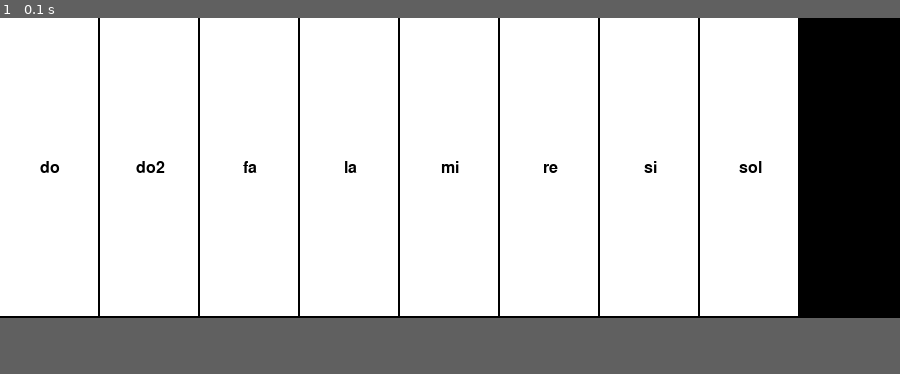
Above: before the commit, frame 1.
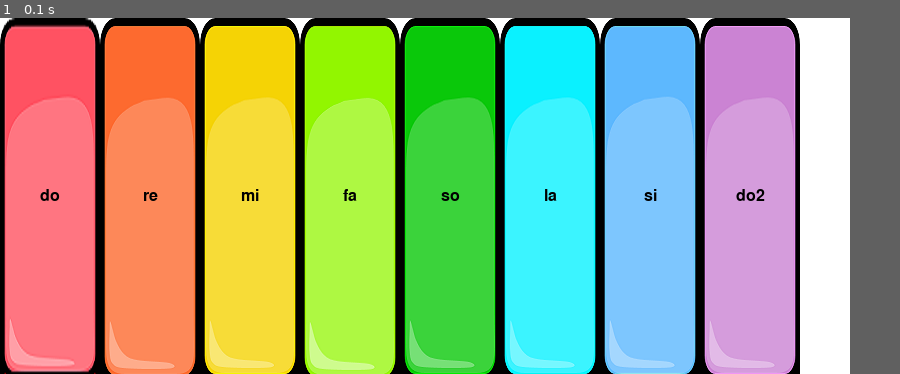
Above: after the commit, the same moment.

Repository: SMEbrahimi2001/lttle_piano
Game: pygame game, started from piano.py
Same seed, same stepped clock (60 frames per second), same inputs: the game is played once before the commit and once after it.
Inputs:
- Up to frame 1 (0.1 s): no input
In our replay, the window is 900x300 before the commit and 850x356 after it. These sizes can differ from the game's own. Grey fills any space a smaller window leaves; there, only what the larger window draws over its background counts as a difference.

The runs differ from the first frame. In frame 1, 91% of the frame differs, in the area x 0-95%, y 0-100%.

Commit message:
ui key changed

Diff:
--- a/piano.py
+++ b/piano.py
@@ -8,15 +8,11 @@
 clock = pygame.time.Clock()
 
 # ابعاد صفحه
-Screen_Width = 800
-Screen_Heigth = 300
-WHITE = (255, 255, 255)
-BLACK = (0, 0, 0)
 ai_settings = Settings()
 
 border_width = 3
 # ابعاد مربع‌ها
-square_size = ai_settings.Screen_Heigth/3
+square_size = ai_settings.Screen_Heigth/3.56
 
 # default mode is piano
 mode = 'piano'
@@ -28,56 +24,81 @@
 buttons = [(i * button_width, 0, button_width, button_height)
            for i in range(8)]
 
+dictNotes = {
+    'do': '1_do',
+    're': '2_re',
+    'mi': '3_mi',
+    'fa': '4_fa',
+    'so': '5_so',
+    'la': '6_la',
+    'si': '7_si',
+    'do2':  '8_do2',
+}
+
 
 # کلاس مربع
 
 
 class Square:
-    def __init__(self, x, y, note, color, textColor):
+    def __init__(self, x, y, note, image_path):
         self.x = x
         self.y = y
         self.width = square_size
         self.height = ai_settings.Screen_Heigth
         self.note = note[:-4]  # حذف .wav از اسم فایل
         self.font = pygame.font.Font(None, 24)
-        self.color = color  # رنگ کلاویه‌ها به صورت متناوب سفید و مشکی
-        self.textColor = textColor
+        self.image_default = pygame.image.load(image_path)
+        self.image_active = pygame.image.load("images/key_selected.png")  # تصویر فعال شده
+        self.image = self.image_default
+        self.textColor = ai_settings.BLACK
+        self.active = False  # وضعیت اولیه: غیر فعال
 
     def draw(self):
-        # pygame.draw.rect(screen, BLACK, button_rect, 2)
+        screen.blit(self.image_default, (self.x, self.y))
 
-        pygame.draw.rect(screen, self.color, (
-                         self.x, self.y, self.width-2, self.height-2))
-
-        text = self.font.render(self.note, True, self.textColor)
+        text = self.font.render(self.note[2:], True, self.textColor)
 
         screen.blit(text, (self.x + self.width // 2 - text.get_width() //
                     2, self.y + self.height // 2 - text.get_height() // 2))
 
     def play(self):
+
+
         pygame.mixer.Sound(f"topics/{mode}/{self.note}.mp3").play()
+
+
+    def toggle_active(self):
+        if self.active:
+            self.image = self.image_default  # اگر فعال بود، به حالت غیر فعال برگردان
+        else:
+            self.image = self.image_active  # اگر غیر فعال بود، به حالت فعال تغییر بده
+        self.active = not self.active  # تغییر وضعیت
 
 
 class player:
     def __init__(self) -> None: pass
 
     def play(note, mode):
-        pygame.mixer.Sound(f"topics/{mode}/{note}.mp3").play()
+        print(note)
+        print(dictNotes.get(f'{note}'))
+        pygame.mixer.Sound(f"topics/{mode}/{dictNotes.get(f'{note}')}.mp3").play()
 
+image_paths = ["images/key_do.png", "images/key_re.png", "images/key_mi.png", "images/key_fa.png", "images/key_so.png", "images/key_la.png", "images/key_si.png", "images/key_do2.png"]  # Replace with your image paths
 
-# ایجاد مربع‌ها با نت‌های به ترتیب
-squares = [Square(i * square_size, 0, note, ai_settings.WHITE, ai_settings.BLACK)
-           for i, note in enumerate(notes)]
+squares = [Square(i * square_size, 0, note, image_path) for i, (note, image_path) in enumerate(zip(notes, image_paths))]
+
 
 # ایجاد صفحه
 screen = pygame.display.set_mode(
     (ai_settings.Screen_Width, ai_settings.Screen_Heigth))
 pygame.display.set_caption("پیانو ساده")
 
+
+note_states = {note: False for note in ["do", "re", "mi", "fa", "so", "la", "si", "do2"]}
+
 # حلقه بی‌نهایت
 while True:
     for event in pygame.event.get():
-        print(event)
         if event.type == pygame.QUIT:  # click x(exit) icon
             pygame.quit()
             sys.exit()
@@ -86,23 +107,31 @@
             # key notes --> Start
             if key == 49:  # key 1
                 player.play('do', mode)
+                print(squares[0].note)
             elif key == 50:  # key 2
                 player.play('re', mode)
+                print(squares[1].note)
             elif key == 51:  # key 3
                 player.play('mi', mode)
+                print(squares[2].note)
             elif key == 52:  # key 4
                 player.play('fa', mode)
+                print(squares[3].note)
             elif key == 53:  # key 5
-                player.play('sol', mode)
+                player.play('so', mode)
+                print(squares[4].note)
             elif key == 54:  # key 6
                 player.play('la', mode)
+                print(squares[5].note)
             elif key == 55:  # key 7
                 player.play('si', mode)
+                print(squares[6].note)
             elif key == 56:  # key 8
                 player.play('do2', mode)
+                print(squares[7].note)
             # key notes --> End
             # key modes --> Start
-            elif key == 1073741913:  # key 1 numpad
+            if key == 1073741913:  # key 1 numpad
                 # change mode to Piano
                 mode = 'piano'
                 break
@@ -125,9 +154,10 @@
                 if square.x < x < square.x + square.width and square.y < y < square.y + square.height:
                     square.play()
 
-    # نمایش مربع‌ها
-    screen.fill(ai_settings.BLACK)
+    # نمایش عکس ها
+    screen.fill(ai_settings.WHITE)
     for square in squares:
+        square.image = square.image_active if square.active else square.image_default
         square.draw()
 
     # آپدیت صفحه
--- a/setting.py
+++ b/setting.py
@@ -1,6 +1,6 @@
 
 class Settings:
-    Screen_Width = 900
-    Screen_Heigth = 300
+    Screen_Width = 850
+    Screen_Heigth = 356
     WHITE = (255, 255, 255)
     BLACK = (0, 0, 0)
Binary file added: images/key_do.png
Binary file added: images/key_do2.png
Binary file added: images/key_fa.png
Binary file added: images/key_la.png
Binary file added: images/key_mi.png
Binary file added: images/key_re.png
Binary file added: images/key_selected.png
Binary file added: images/key_si.png
Binary file added: images/key_so.png
Not shown, added: topics/flute/1_do.mp3
Not shown, added: topics/flute/2_re.mp3
Not shown, added: topics/flute/3_mi.mp3
(and 37 more such lines)
